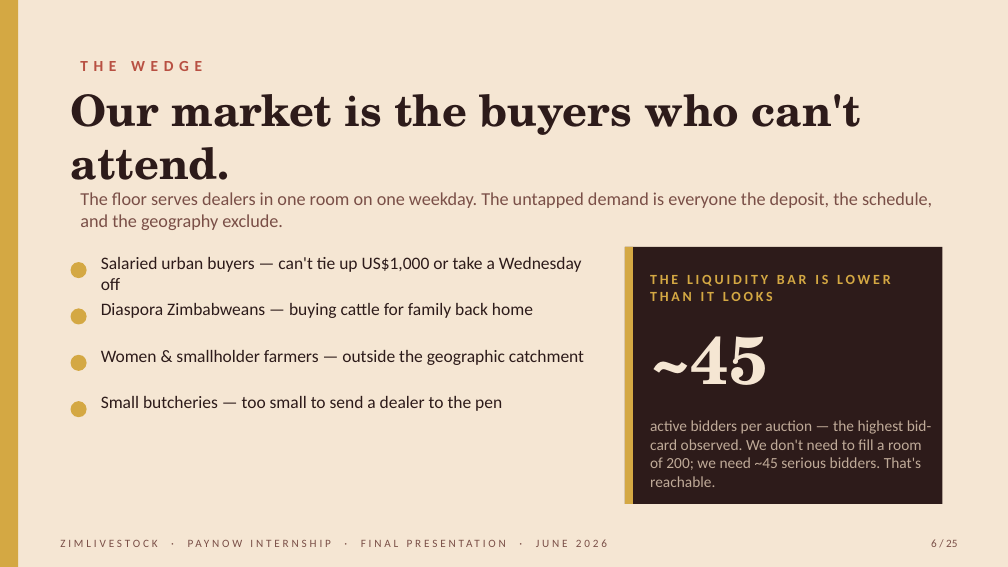
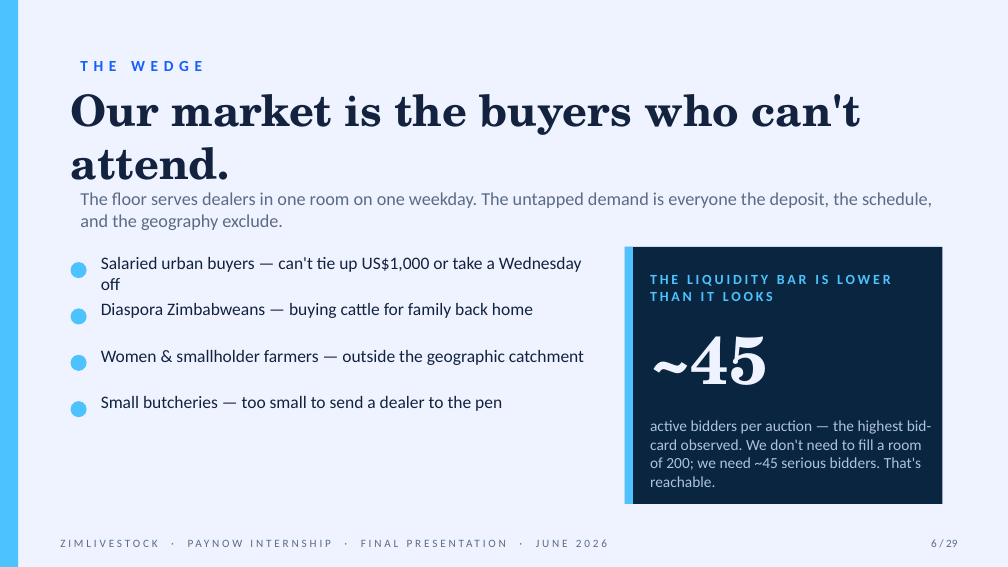
Before and after one commit to muudzo/livestockl, a slide deck: slide 6 of deliverables/internship-return/zimlivestock-final-presentation.pptx. Drawn at 1008x567 pixels with LibreOffice and Linux fonts; fonts in the diff are those of the drawing. Boxes give left, top, right and bottom in pixels: in the first picture for what was removed or moved away, otherwise in the second. Text is boxed around its words. In the diff, an @@ line names an element or a change of style, - is before the commit and + after.

```diff
--- a/deliverables/internship-return/zimlivestock-final-presentation.pptx
+++ b/deliverables/internship-return/zimlivestock-final-presentation.pptx
@@ background #F5E6D3 to #EEF3FF @@
@@ text "THE WEDGE" at <box>80,61,202,71</box>: text colour #B85042 to #175FF8 @@
@@ text "The floor serves dealers in ..." at <box>80,192,932,230</box>: text colour #7A4F47 to #5B6B86 @@
@@ fill #D4A843 to #4CC3FF in 6 elements at <box>0,0,18,566</box>, <box>71,262,87,278</box>, <box>71,308,87,325</box>, <box>71,355,87,371</box>, <box>71,401,87,417</box>, <box>625,247,633,504</box> @@
@@ rectangle at <box>625,247,942,504</box>: fill #2D1B1A to #0A2540 @@
@@ text "THE LIQUIDITY BAR IS LOWER ..." at <box>650,275,890,301</box>: text colour #D4A843 to #4CC3FF @@
@@ text "~45" at <box>650,336,768,385</box>: text colour #F5E6D3 to #EEF3FF @@
@@ text colour #2D1B1A to #13233F in 5 elements at <box>71,94,861,193</box>, <box>101,257,582,290</box>, <box>101,303,533,318</box>, <box>101,350,584,365</box>, <box>101,396,502,411</box> @@
@@ text "active bidders per auction — ..." at <box>650,420,931,487</box>: text colour #BFAA98 to #AEC2E0 @@
@@ text "ZIMLIVESTOCK · PAYNOW INTERNSHIP · ..." at <box>60,539,607,547</box>: text colour #7A4F47 to #5B6B86 @@
@@ text at <box>931,539,957,547</box>: text changed; text colour #7A4F47 to #5B6B86 @@
-6 / 25
+6 / 29
```
Also in this commit, not shown: 24 other slides changed, 4 slides added, 1 other file.
